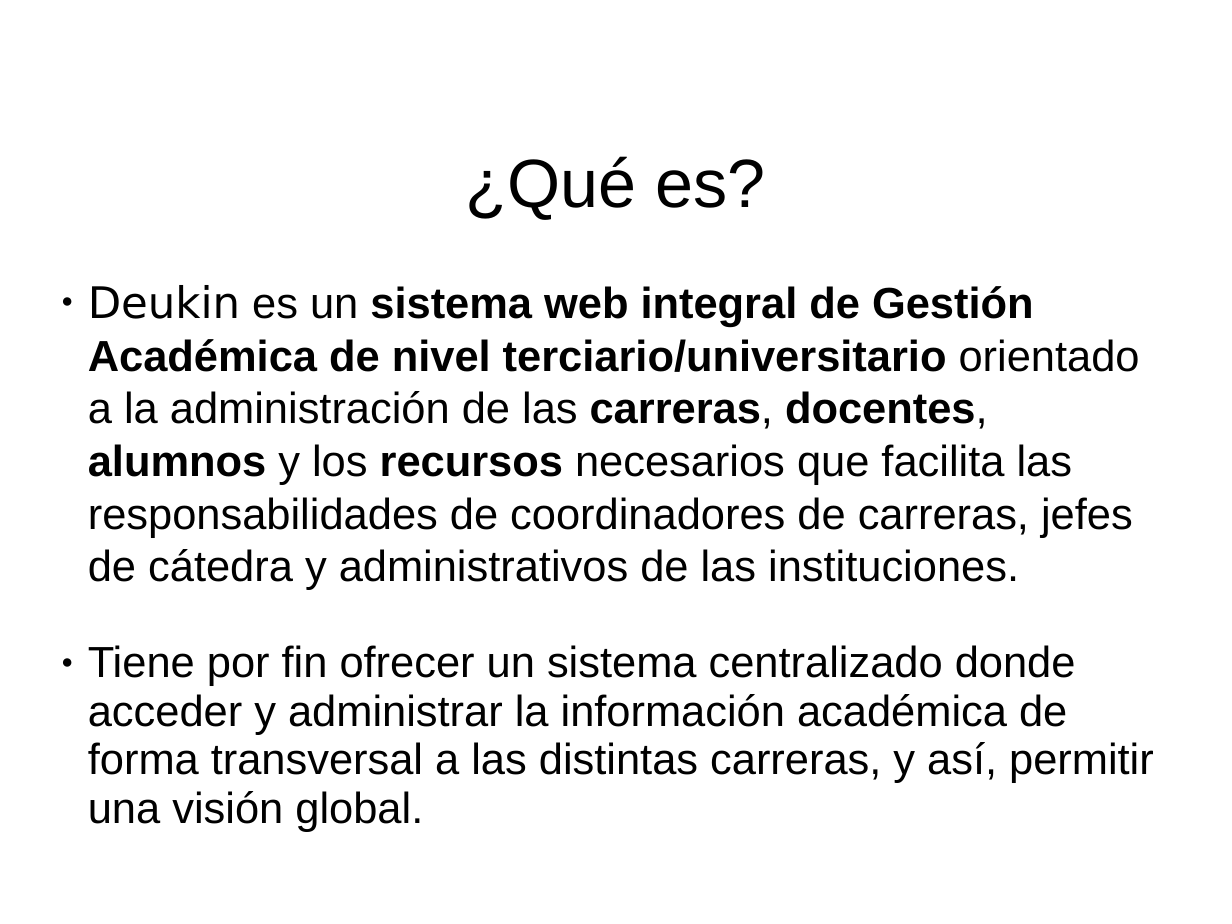
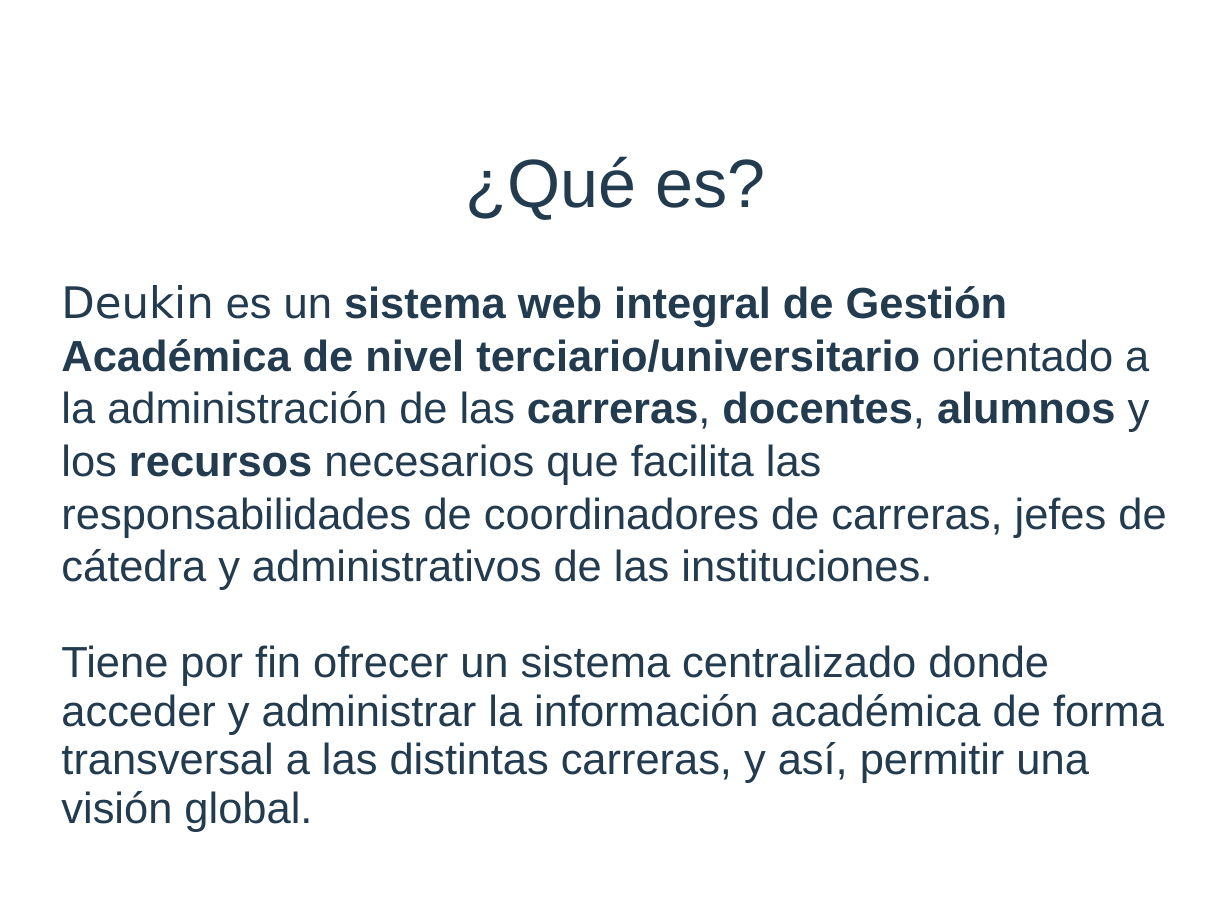
Before and after one commit to afichera/deukin, a slide deck: slide 2 of presentación.ppt. Drawn at 1232x924 pixels with LibreOffice and Linux fonts; fonts in the diff are those of the drawing; background and template pictures are left out. Boxes give left, top, right and bottom in pixels: in the first picture for what was removed or moved away, otherwise in the second. Text is boxed around its words. In the diff, an @@ line names an element or a change of style, - is before the commit and + after.

```diff
--- a/presentación.ppt
+++ b/presentación.ppt
@@ title "¿Qué es?" at [466, 156, 765, 220]: text colour #000000 to #223B4F @@
@@ subtitle "Deukin es un sistema web ..." at [61, 285, 1166, 832]: text colour #000000 to #223B4F; bullet ● to none @@
```
Also in this commit, not shown: 8 other slides changed, 2 other files.
